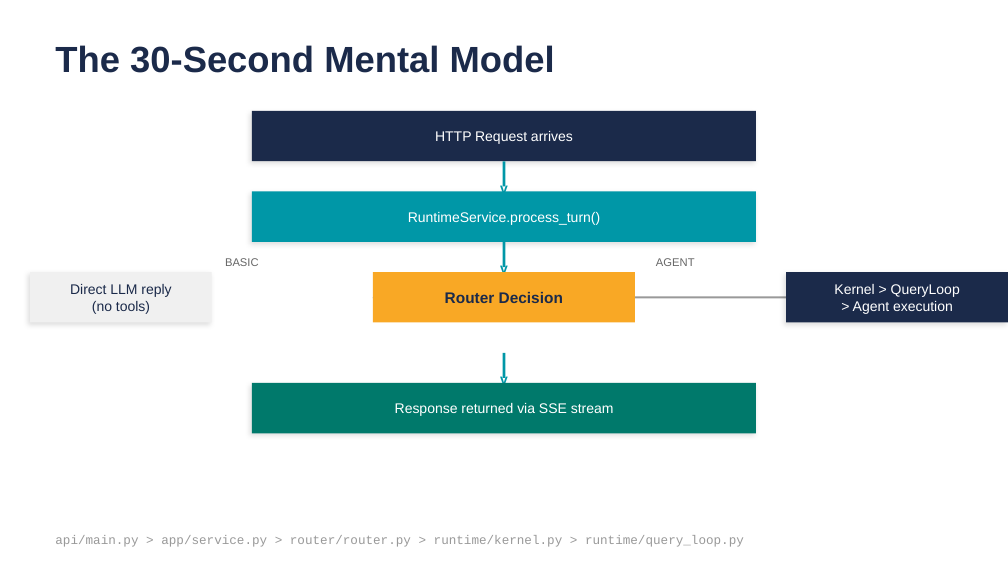
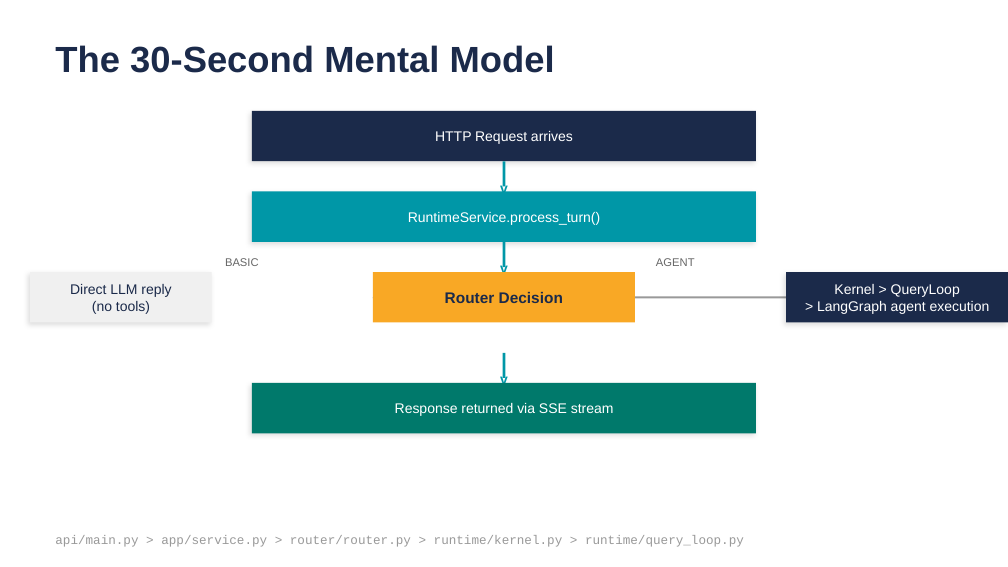
Before and after one commit to browntitan/Agent_Harness, a slide deck: slide 8 of powerpoint/agentic_chatbot_v3_leadership_v2.pptx. Drawn at 1008x567 pixels with LibreOffice and Linux fonts; fonts in the diff are those of the drawing. Boxes give left, top, right and bottom in pixels: in the first picture for what was removed or moved away, otherwise in the second. Text is boxed around its words. In the diff, an @@ line names an element or a change of style, - is before the commit and + after.

```diff
--- a/powerpoint/agentic_chatbot_v3_leadership_v2.pptx
+++ b/powerpoint/agentic_chatbot_v3_leadership_v2.pptx
@@ text at (817, 301, 990, 314): text changed @@
-> Agent execution
+> LangGraph agent execution
```
Also in this commit, not shown: 10 other slides changed, 1 slide added, 44 other files.
